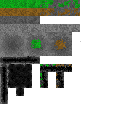
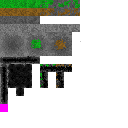
Layered file, before and after one edit (128x128). Changes by layer:
painted on "prototiles" over 0, 104, 8, 112
